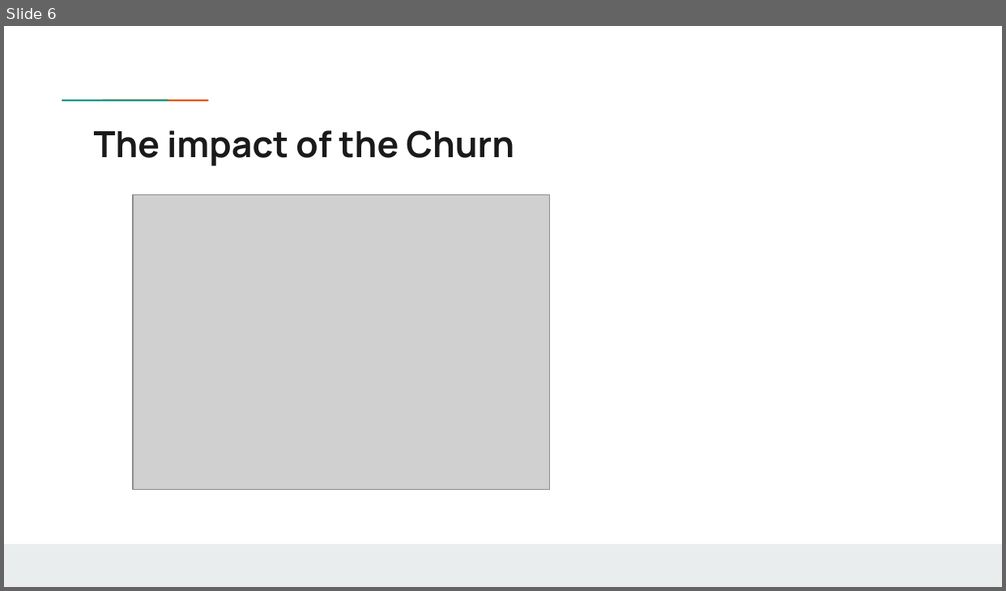
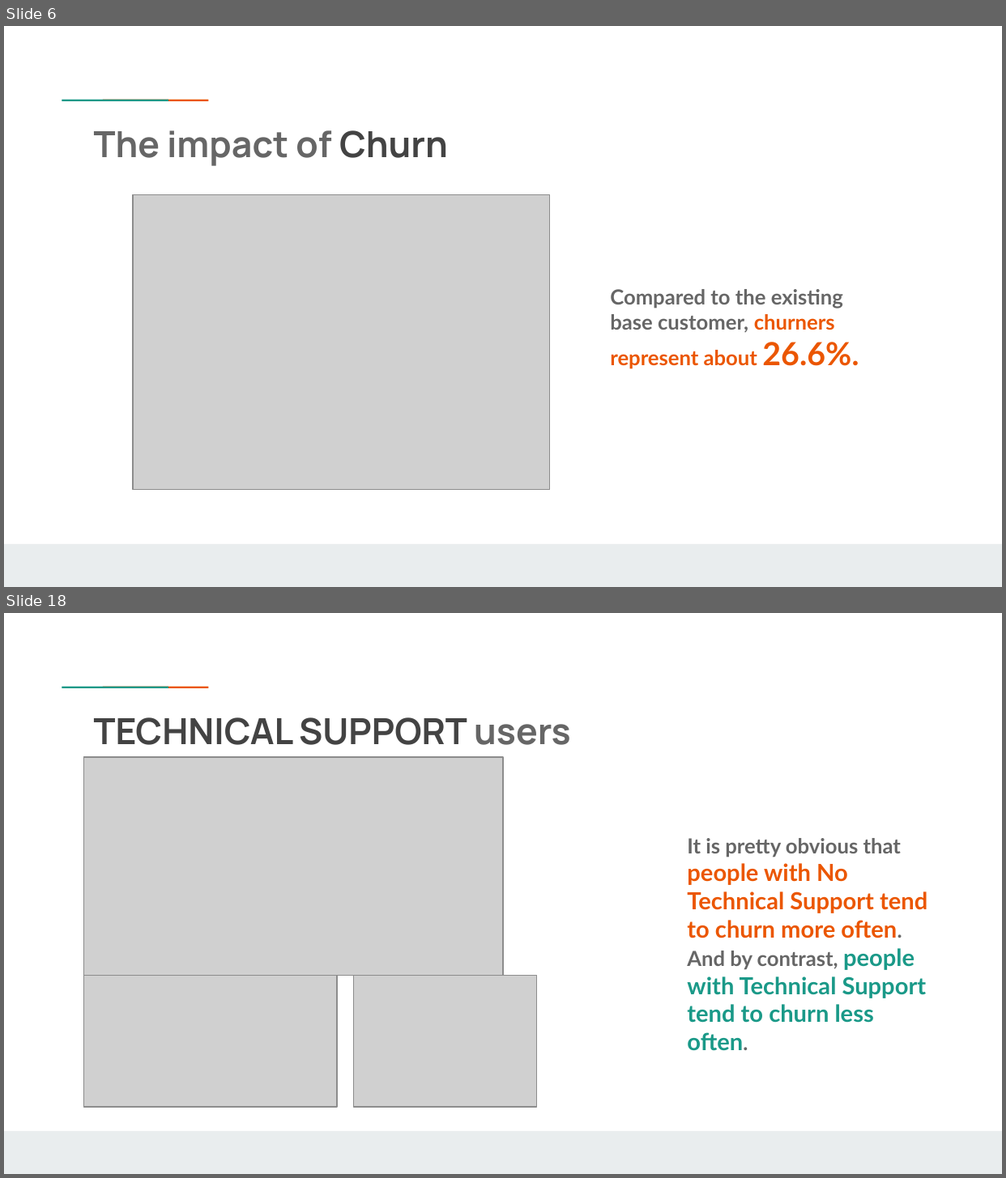
Before and after one commit to weinerkervens/churn_analysis, a slide deck: presentation.pptx. Shown one above the other, each under a label of ours: slide 6 before the commit, slides 6 and 18 after it; the slides between them are not shown. The pictures are 1006x591 and 1006x1178 pixels, drawn with LibreOffice and Linux fonts; fonts in the diff are those of the drawing; grey boxes stand for pictures; background and template pictures are left out. Boxes give left, top, right and bottom in pixels: in the first picture for what was removed or moved away, otherwise in the second. Text is boxed around its words. In the diff, an @@ line names an element or a change of style, - is before the commit and + after.

```diff
--- a/presentation.pptx
+++ b/presentation.pptx
@@ slide 18 added at (4,613,1002,1174), background #FFFFFF; not listed: 3 template elements that a slide beside it also shows @@
@@ title added at (94,717,571,745), 26 pt, text #434343, bold @@
+TECHNICAL SUPPORT users
@@ picture added at (84,756,503,975) @@
@@ text added at (687,838,927,1051), 17 pt, text #EB5600, bold @@
+It is pretty obvious that people with No Technical Support tend to churn more often. And by contrast, people with Technical Support tend to churn less often.
@@ picture added at (84,975,337,1107) @@
@@ picture added at (353,975,536,1107) @@
@@ slide 6 changed as well @@
@@ title at (94,130,448,166): text changed; text colour #1A1A1A to #666666 @@
-The impact of the Churn
+The impact of Churn
@@ text added at (610,289,851,369), 15 pt, text #666666, bold @@
+Compared to the existing base customer, churners represent about 26.6%.
```
Also in this commit, not shown: 2 other slides changed, 24 other slides added, 13 other files.
